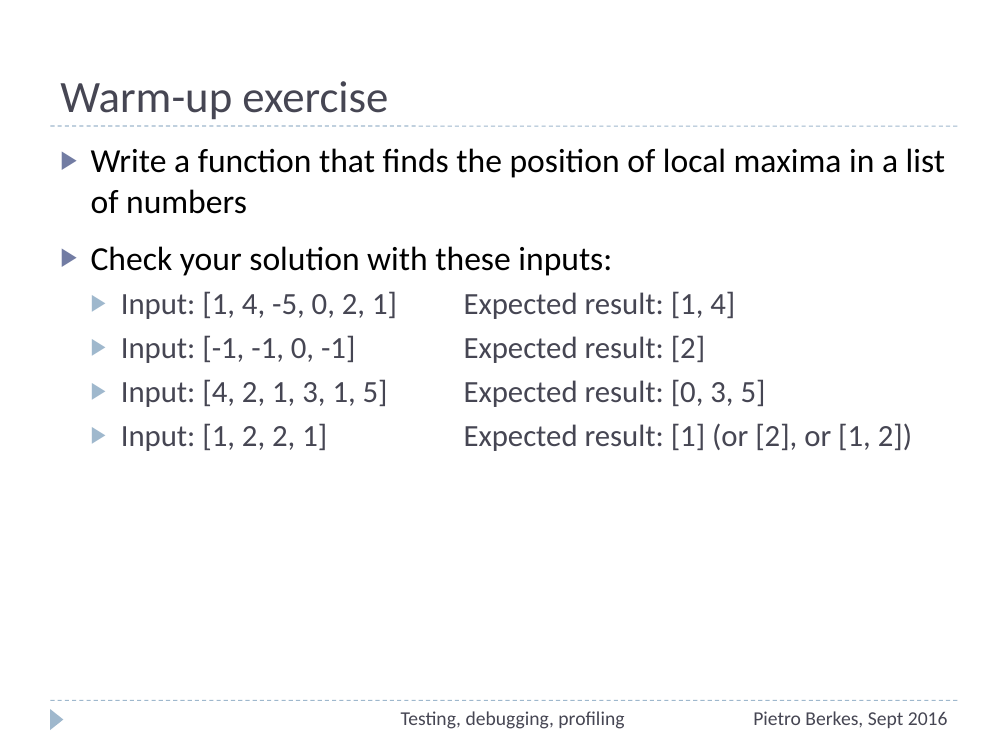
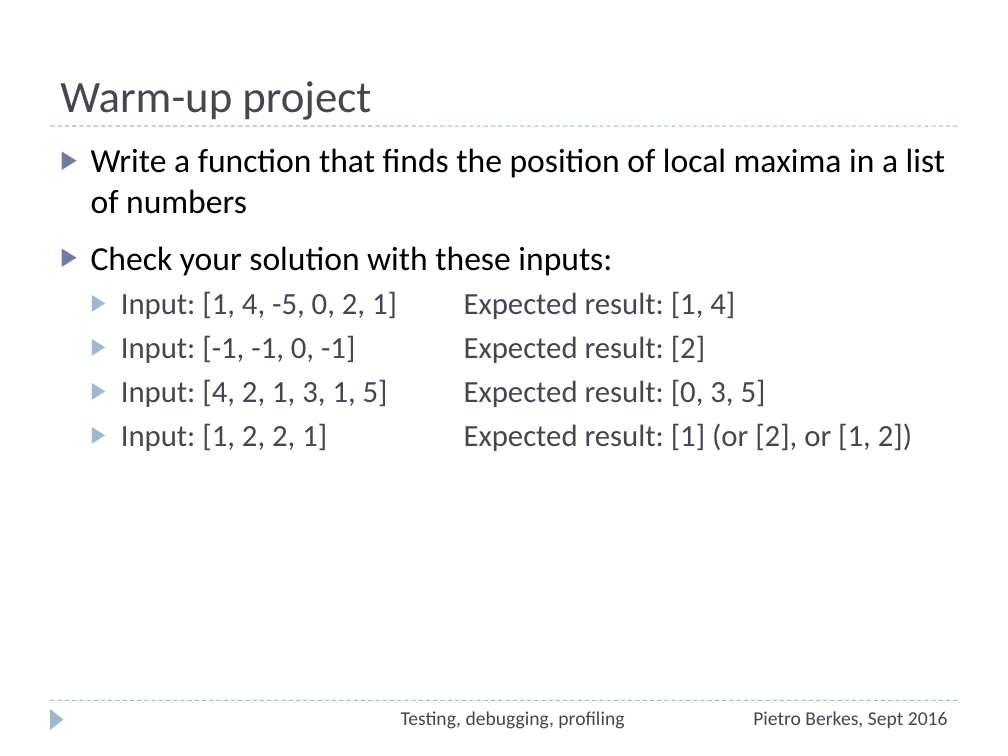
Before and after one commit to ASPP/testing_debugging_profiling, a slide deck: slide 5 of testing-debugging-profiling.pptx. Drawn at 1008x756 pixels with LibreOffice and Linux fonts; fonts in the diff are those of the drawing. Boxes give left, top, right and bottom in pixels: in the first picture for what was removed or moved away, otherwise in the second. Text is boxed around its words. In the diff, an @@ line names an element or a change of style, - is before the commit and + after.

```diff
--- a/testing-debugging-profiling.pptx
+++ b/testing-debugging-profiling.pptx
@@ title at box(60, 81, 371, 120): text changed @@
-Warm-up exercise
+Warm-up project
```
Also in this commit, not shown: 3 other slides changed, 1 other file.
